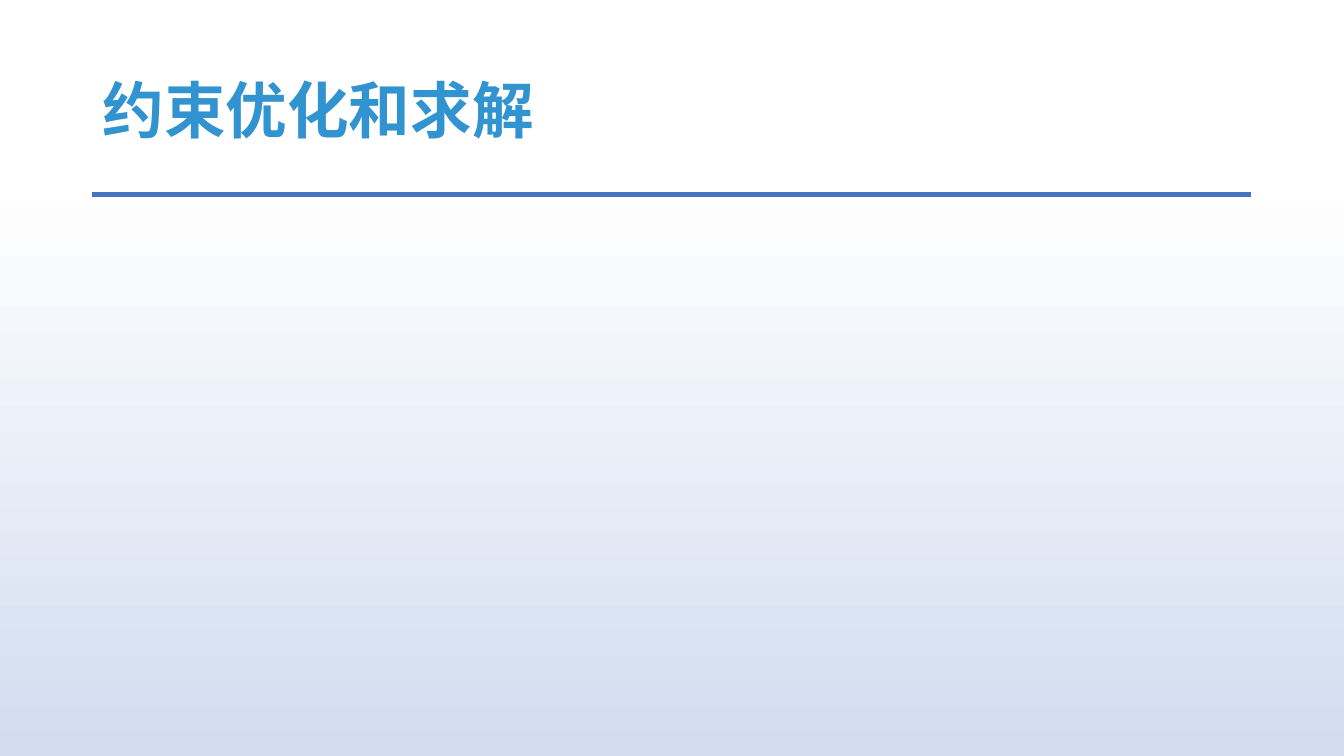
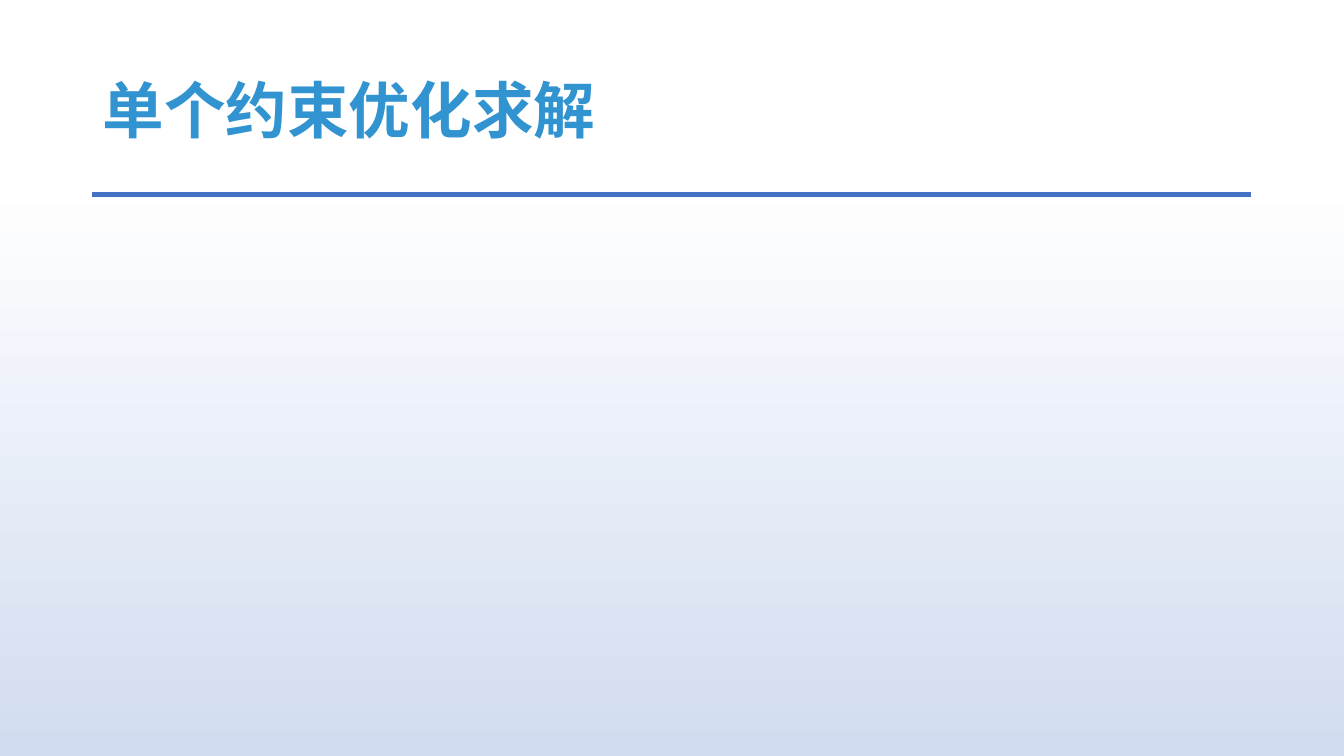
Before and after one commit to answerear/UnityFluid, a slide deck: slide 11 of doc/流体模拟入门分享-Part II.pptx (slide 30 before the commit). Drawn at 1344x756 pixels with LibreOffice and Linux fonts; fonts in the diff are those of the drawing; grey boxes stand for pictures. Boxes give left, top, right and bottom in pixels: in the first picture for what was removed or moved away, otherwise in the second. Text is boxed around its words. In the diff, an @@ line names an element or a change of style, - is before the commit and + after.

```diff
--- a/doc/流体模拟入门分享-Part II.pptx
+++ b/doc/流体模拟入门分享-Part II.pptx
@@ title at (x1=102, y1=80, x2=595, y2=139): text changed @@
-约束优化和求解
+单个约束优化求解
```
Also in this commit, not shown: 6 other slides changed, 5 slides added, 24 slides removed, 1 other file.
